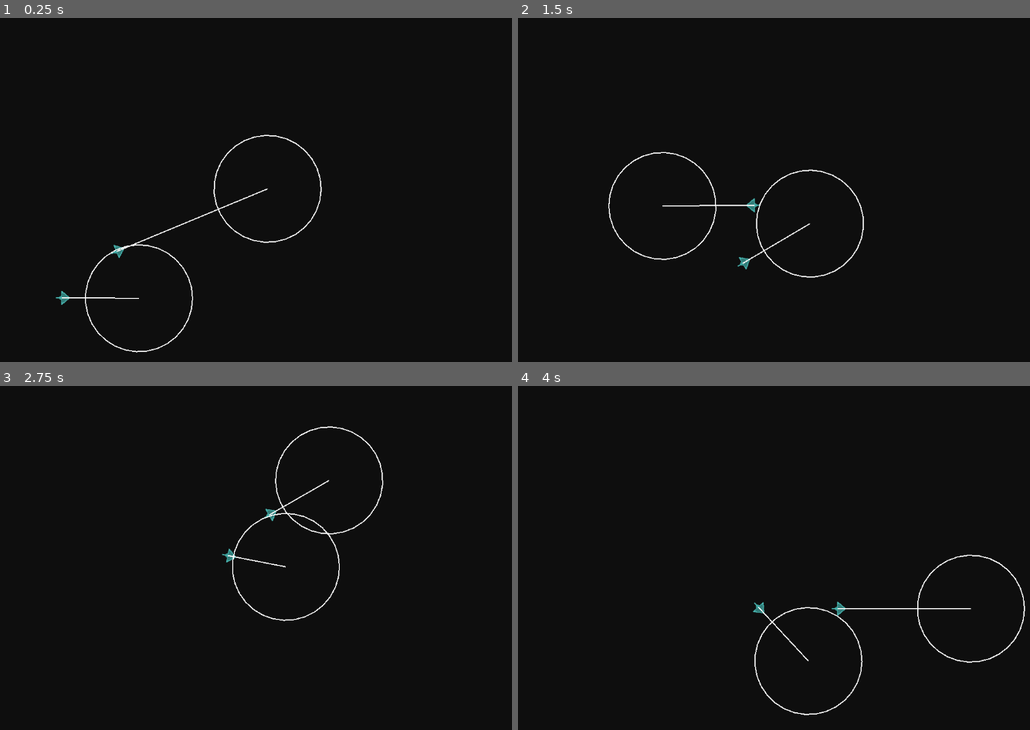
Above: before the commit, frames 1-4 (two rows, left to right).
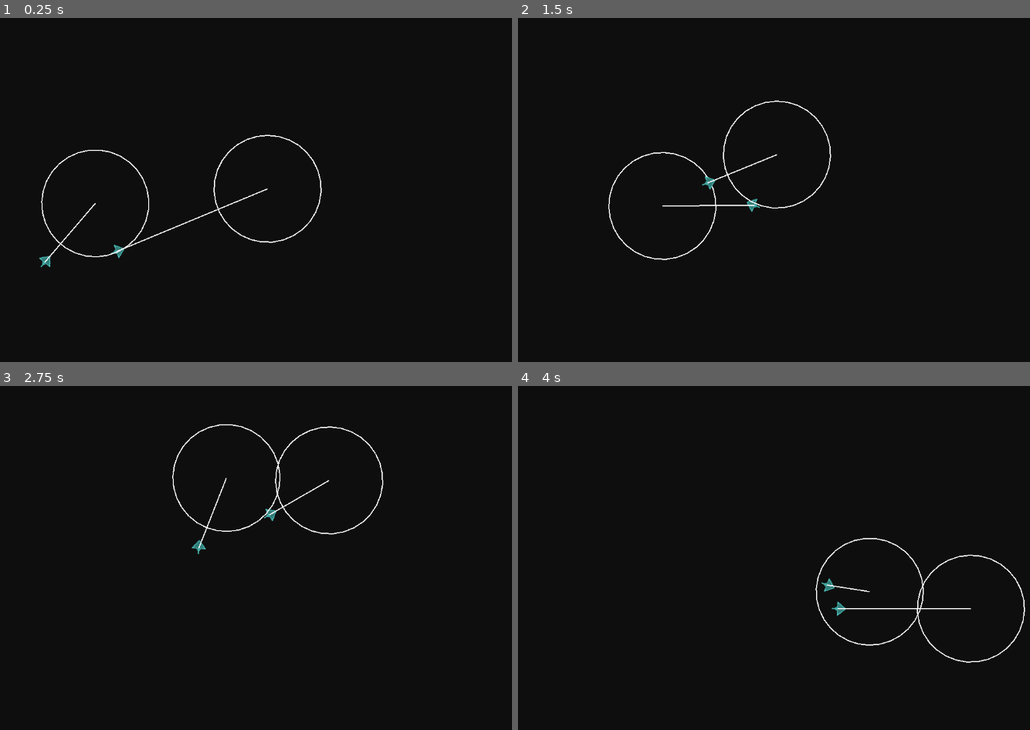
Above: after the commit, the same moments.

Repository: ZenCoderGames/ZSteeringBehaviors
Game: Godot game, scene res://scenes/seek.tscn
Same seed, same stepped clock (60 frames per second), same inputs: the game is played once before the commit and once after it.
Inputs (mouse positions are in pixels of both pictures, inside the frame that each line leads up to):
- Up to frame 1 (0.25 s): no input
- Up to frame 2 (1.5 s): move the mouse to (922, 172) at 0.52 s; move the mouse to (661, 207) at 1.27 s
- Up to frame 3 (2.75 s): move the mouse to (327, 482) at 2.02 s
- Up to frame 4 (4 s): move the mouse to (753, 626) at 2.77 s; move the mouse to (968, 609) at 3.52 s

The runs differ from the first frame. In frame 1, 0.9% of the frame differs, in the area x 7-63%, y 33-98%; in frame 2, 0.9%, in the area x 17-68%, y 23-76%; in frame 3, 0.8%; in frame 4, 0.9%.

Commit message:
Obstacle Avoidance

Diff:
--- a/project.godot
+++ b/project.godot
@@ -15,6 +15,10 @@
 config/features=PackedStringArray("4.5", "GL Compatibility")
 config/icon="res://icon.svg"
 
+[autoload]
+
+ZAIManager="*res://scripts/ZAI_Manager.gd"
+
 [rendering]
 
 renderer/rendering_method="gl_compatibility"
--- /dev/null
+++ b/scenes/obstacleAvoidance.tscn
@@ -0,0 +1,73 @@
+[gd_scene load_steps=6 format=3 uid="uid://d0aaxm8x02ahd"]
+
+[ext_resource type="Texture2D" uid="uid://m4k6kkhgrl4p" path="res://art/runtime/Character.png" id="2_ahe7j"]
+[ext_resource type="Script" uid="uid://chbaktxhg8vp3" path="res://scripts/ZAI_Character.gd" id="3_48yj1"]
+[ext_resource type="Script" uid="uid://dlmhsuayspqhw" path="res://scripts/behaviors/ZAI_Behavior_Seek.gd" id="4_vf14h"]
+[ext_resource type="Script" uid="uid://ehn7jh438wrv" path="res://scripts/behaviors/ZAI_Behavior_ObstacleAvoidance.gd" id="5_48yj1"]
+[ext_resource type="Script" uid="uid://l024pr03sevx" path="res://scripts/ZAI_Obstacle.gd" id="5_ahe7j"]
+
+[node name="AIScene" type="Node2D"]
+
+[node name="Seeker" type="Sprite2D" parent="." node_paths=PackedStringArray("behaviorList")]
+self_modulate = Color(0.29444468, 0.7441041, 0.721786, 1)
+position = Vector2(231, 465)
+texture = ExtResource("2_ahe7j")
+script = ExtResource("3_48yj1")
+rotation_speed = 10.0
+facingRecalcThreshold = 0.1
+behaviorList = [NodePath("AISeek"), NodePath("AIObstacleAvoidance")]
+
+[node name="AISeek" type="Node2D" parent="Seeker"]
+script = ExtResource("4_vf14h")
+set_target_as_mouse_pos = true
+offsetRecalcThreshold = 5.0
+
+[node name="AIObstacleAvoidance" type="Node2D" parent="Seeker"]
+position = Vector2(2, 0)
+script = ExtResource("5_48yj1")
+feelerLength = 100.0
+feelerWidth = 15.0
+debugFeelers = true
+priority = 2.0
+
+[node name="Obstacle_01" type="Sprite2D" parent="."]
+position = Vector2(456, 301)
+script = ExtResource("5_ahe7j")
+
+[node name="Obstacle_04" type="Sprite2D" parent="."]
+position = Vector2(624, 426)
+script = ExtResource("5_ahe7j")
+
+[node name="Obstacle_05" type="Sprite2D" parent="."]
+position = Vector2(906, 103)
+script = ExtResource("5_ahe7j")
+
+[node name="Obstacle_02" type="Sprite2D" parent="."]
+position = Vector2(689, 232)
+script = ExtResource("5_ahe7j")
+radius = 25.0
+
+[node name="Obstacle_09" type="Sprite2D" parent="."]
+position = Vector2(323, 481)
+script = ExtResource("5_ahe7j")
+radius = 25.0
+
+[node name="Obstacle_06" type="Sprite2D" parent="."]
+position = Vector2(462, 106)
+script = ExtResource("5_ahe7j")
+radius = 35.0
+
+[node name="Obstacle_07" type="Sprite2D" parent="."]
+position = Vector2(271, 176)
+script = ExtResource("5_ahe7j")
+radius = 35.0
+
+[node name="Obstacle_08" type="Sprite2D" parent="."]
+position = Vector2(797, 510)
+script = ExtResource("5_ahe7j")
+radius = 35.0
+
+[node name="Obstacle_03" type="Sprite2D" parent="."]
+position = Vector2(887, 274)
+script = ExtResource("5_ahe7j")
+radius = 25.0
--- a/scripts/ZAI_Character.gd
+++ b/scripts/ZAI_Character.gd
@@ -5,6 +5,7 @@
 @export var max_speed: float = 200.0
 @export var max_force: float = 500.0
 @export var mass: float = 1.0
+@export var rotation_speed: float = 8.0
 @export var facingRecalcThreshold: float = 0.0
 @export var disable: bool = false
 @export var debug_draw: bool = false
@@ -23,19 +24,21 @@
 		accumulate_forces_and_update(delta)
 
 func accumulate_forces_and_update(delta: float) -> void:
-	var desired_velocity = Vector2.ZERO
+	var accumulatedForce = Vector2.ZERO
 
 	if behaviorList.size()>0:
 		var atleastOneBehaviorWasActive:bool = false
 		for behavior in behaviorList:
 			if behavior.can_update():
-				desired_velocity += behavior.update(delta) * behavior.weight
-				atleastOneBehaviorWasActive = true
+				var desired_velocity:Vector2 = behavior.update(delta) * behavior.weight
+				if desired_velocity.length_squared()>0:
+					accumulatedForce += (desired_velocity - velocity)
+					atleastOneBehaviorWasActive = true
 
 		if atleastOneBehaviorWasActive==false:
 			return
 
-		var steering_force:Vector2 = (desired_velocity - velocity).limit_length(max_force)
+		var steering_force:Vector2 = accumulatedForce.limit_length(max_force)
 
 		# Apply force with mass: F = ma, so a = F/m
 		var acceleration_vector:Vector2 = steering_force / mass
@@ -46,4 +49,5 @@
 
 		# Rotate towards velocity direction
 		if velocity.length_squared()>facingRecalcThreshold:
-			rotation = velocity.angle()
+			rotation = lerp_angle(rotation, velocity.angle(), rotation_speed * delta)
+			#rotation = velocity.angle()
--- a/scripts/ZAI_Manager.gd
+++ b/scripts/ZAI_Manager.gd
@@ -2,7 +2,15 @@
 
 class_name ZAI_Manager
 
-@export var fps:int = 60
+@export var fps:int = 30
+
+var obstacles:Array[ZAI_Obstacle]
 
 func _ready() -> void:
 	Engine.max_fps = fps
+
+func register_obstacle(obstacle:ZAI_Obstacle):
+	obstacles.append(obstacle)
+
+func get_obstacles()->Array[ZAI_Obstacle]:
+	return obstacles
--- /dev/null
+++ b/scripts/ZAI_Obstacle.gd
@@ -0,0 +1,13 @@
+extends Node2D
+
+class_name ZAI_Obstacle
+
+@export var radius:float = 50
+@export var debugColor:Color = Color.FIREBRICK
+
+func _ready() -> void:
+	ZAIManager.register_obstacle(self)
+
+func _draw() -> void:
+	var local_target:Vector2 = to_local(global_position)
+	draw_arc(local_target, radius, 0, TAU, 32, debugColor, 2.0)
--- /dev/null
+++ b/scripts/behaviors/ZAI_Behavior_ObstacleAvoidance.gd
@@ -0,0 +1,69 @@
+extends ZAI_Behavior
+
+class_name ZAI_Behavior_ObstacleAvoidance
+
+@export var feelerLength:float = 0
+@export var feelerWidth:float = 25
+
+@export var debugFeelers:bool = false
+
+var targetPosition:Vector2 = Vector2.ZERO
+var rightDirn:Vector2 = Vector2.ZERO
+
+func update(delta: float) -> Vector2:
+	super.update(delta)
+
+	var desired_velocity:Vector2 = Vector2.ZERO
+
+	#feelerLength = parentCharacter.velocity.length()
+
+	var charVelocityNormalized:Vector2 = parentCharacter.velocity.normalized()
+	targetPosition = parentCharacter.global_position + charVelocityNormalized * feelerLength
+	var targetPositionHalfWay:Vector2 = parentCharacter.global_position + charVelocityNormalized * feelerLength * 0.5
+	rightDirn = -parentCharacter.velocity.orthogonal().normalized()
+
+	var obstacles:Array[ZAI_Obstacle] = ZAIManager.get_obstacles()
+	obstacles.sort_custom(obstacle_custom_sort)
+	for obstacle in obstacles:
+		if lineIntersectsCircle(targetPosition, targetPositionHalfWay, obstacle) or\
+			lineIntersectsCircle(targetPosition + rightDirn * feelerWidth, targetPositionHalfWay + rightDirn * feelerWidth, obstacle) or\
+			lineIntersectsCircle(targetPosition + rightDirn * -feelerWidth, targetPositionHalfWay + rightDirn * -feelerWidth, obstacle):
+				var dirn:Vector2 = obstacle.global_position - parentCharacter.global_position
+				var angleDiff:float = dirn.angle_to(parentCharacter.velocity)
+				dirn = dirn.orthogonal()
+				if angleDiff<0:
+					desired_velocity = dirn.normalized() * parentCharacter.max_speed
+				else:
+					desired_velocity = -dirn.normalized() * parentCharacter.max_speed
+				break
+
+	return desired_velocity
+
+func debug_draw() -> void:
+	var local_target:Vector2 = to_local(targetPosition)
+	if debugFeelers:
+		draw_line(Vector2.ZERO, local_target, debugColor, 2)
+		draw_line(to_local(parentCharacter.global_position + rightDirn * feelerWidth), to_local(targetPosition + rightDirn * feelerWidth), debugColor, 2)
+		draw_line(to_local(parentCharacter.global_position + rightDirn * -feelerWidth), to_local(targetPosition + rightDirn * -feelerWidth), debugColor, 2)
+
+func segment_intersects_circle(p1: Vector2, p2: Vector2, center: Vector2, radius: float) -> bool:
+	var seg:Vector2 = p2 - p1
+	var t:float = (center - p1).dot(seg) / seg.length_squared()
+	t = clamp(t, 0.0, 1.0)
+
+	var closest:Vector2 = p1 + seg * t
+	return closest.distance_squared_to(center) <= radius * radius
+
+func lineIntersectsCircle(ahead :Vector2, ahead2 :Vector2, obstacle :ZAI_Obstacle)->bool:
+	var dist1:float = (ahead - obstacle.global_position).length()
+	var dist2:float = (ahead2 - obstacle.global_position).length()
+	return dist1 <= obstacle.radius || dist2 <= obstacle.radius
+
+func point_orientation(a: Vector2, b: Vector2, p: Vector2) -> float:
+	return (b - a).cross(p - a)
+
+func obstacle_custom_sort(obstacleA:ZAI_Obstacle, obstacleB:ZAI_Obstacle):
+	var distToA:float = (parentCharacter.global_position - obstacleA.global_position).length_squared()
+	var distToB:float = (parentCharacter.global_position - obstacleB.global_position).length_squared()
+
+	return distToA < distToB
--- a/scripts/behaviors/ZAI_Behavior_Pursuit.gd
+++ b/scripts/behaviors/ZAI_Behavior_Pursuit.gd
@@ -30,7 +30,7 @@
 		previous_target_position = target_position
 		has_previous_targetpos_been_set = true
 		var directionToPrevTargetPos:Vector2 = (target_position - parentCharacter.global_position).normalized()
-		stored_offset_target_position = target_position + offset.y * directionToPrevTargetPos + offset.x * directionToPrevTargetPos.orthogonal()
+		stored_offset_target_position = target_position + offset.y * directionToPrevTargetPos + offset.x * -directionToPrevTargetPos.orthogonal()
 	var approachVector:Vector2 = stored_offset_target_position - parentCharacter.global_position
 	var distance:float = approachVector.length()
 	var direction:Vector2 = approachVector.normalized()
--- a/scripts/behaviors/ZAI_Behavior_Seek.gd
+++ b/scripts/behaviors/ZAI_Behavior_Seek.gd
@@ -25,7 +25,7 @@
 		previous_target_position = target_position
 		has_previous_targetpos_been_set = true
 		var directionToPrevTargetPos:Vector2 = (target_position - parentCharacter.global_position).normalized()
-		stored_offset_target_position = target_position + offset.y * directionToPrevTargetPos + offset.x * directionToPrevTargetPos.orthogonal()
+		stored_offset_target_position = target_position + offset.y * directionToPrevTargetPos + offset.x * -directionToPrevTargetPos.orthogonal()
 	var approachVector:Vector2 = stored_offset_target_position - parentCharacter.global_position
 	var direction:Vector2 = approachVector.normalized()
 	var distance:float = approachVector.length()
Not shown, added: scripts/ZAI_Obstacle.gd.uid
Not shown, added: scripts/behaviors/ZAI_Behavior_ObstacleAvoidance.gd.uid
Not shown, added: ZSteeringBehaviors.code-workspace
